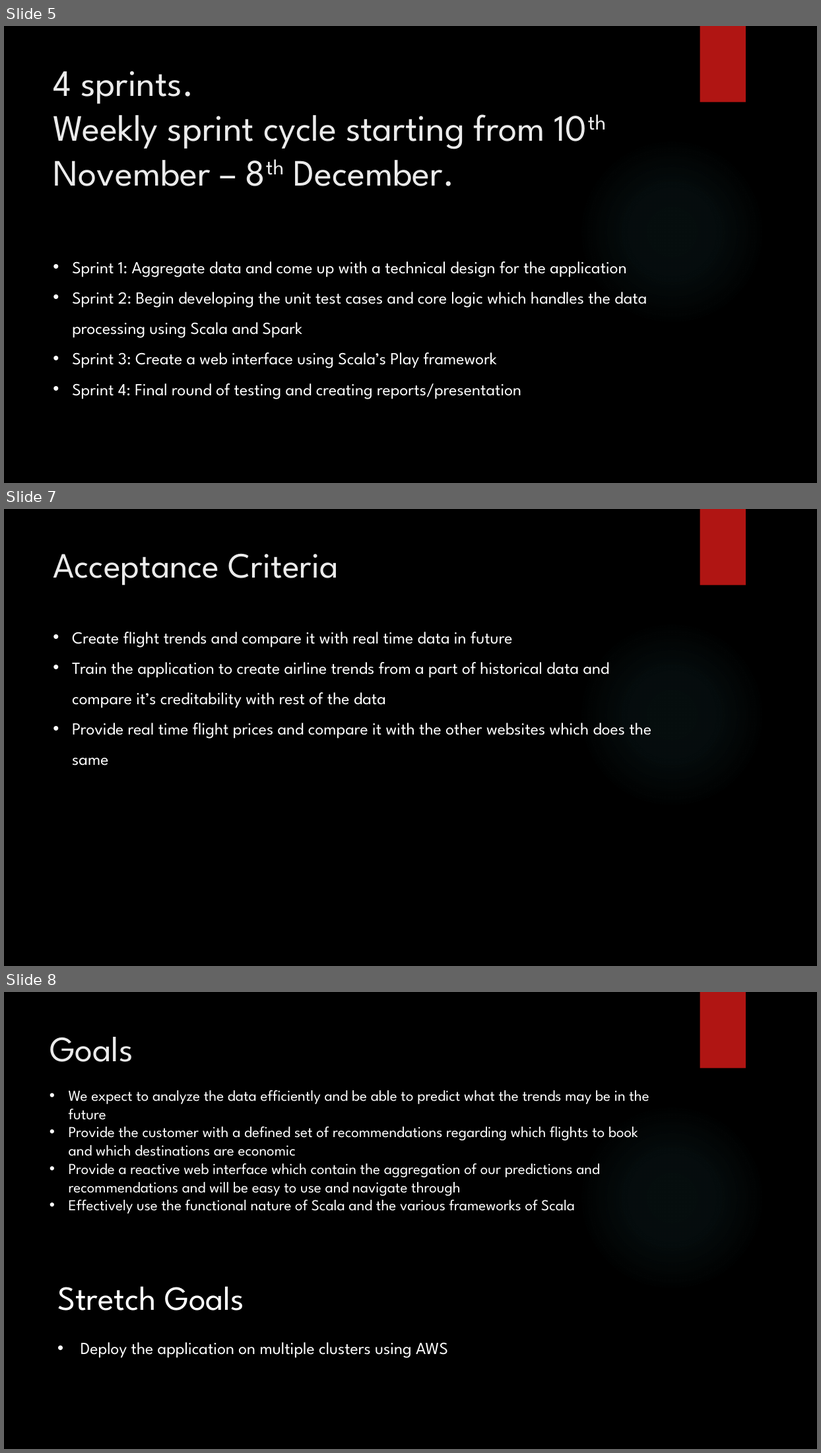
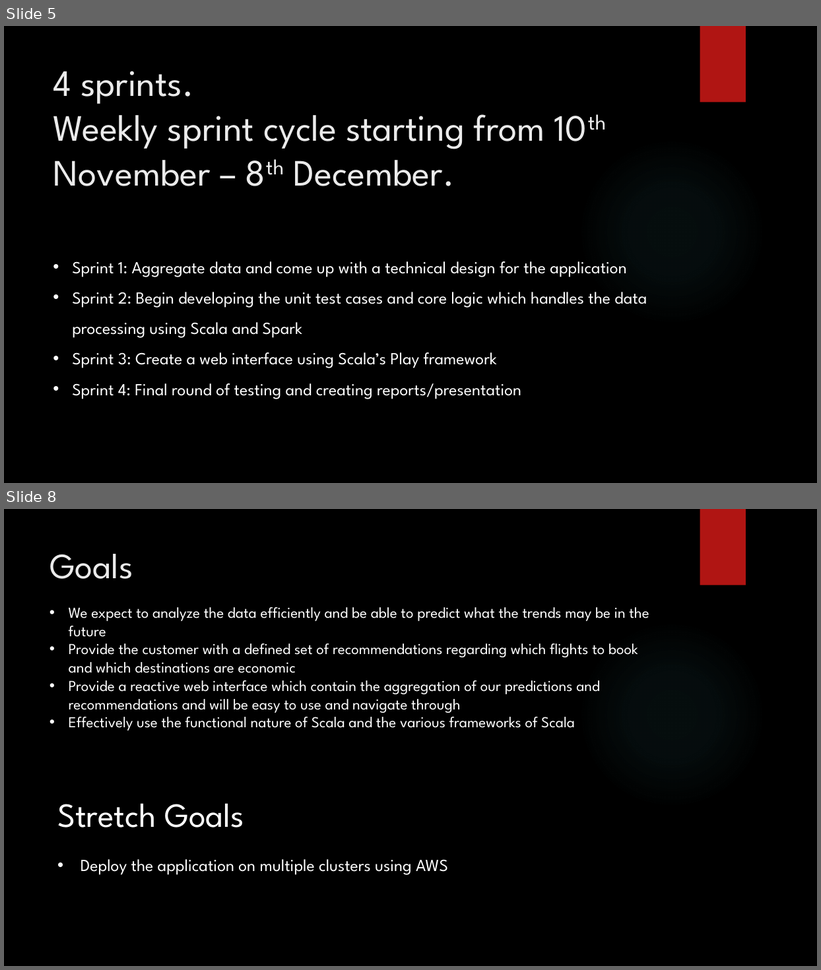
Before and after one commit to yingy4/ScalaFinalProject, a slide deck: Scala_Final_Project.pptx. Shown one above the other, each under a label of ours: slides 5, 7 and 8 before the commit, slides 5 and 8 after it; the slides between them are not shown. The pictures are 821x1453 and 821x970 pixels, drawn with LibreOffice and Linux fonts; fonts in the diff are those of the drawing; background and template pictures are left out. Boxes give left, top, right and bottom in pixels: in the first picture for what was removed or moved away, otherwise in the second. Text is boxed around its words. In the diff, an @@ line names an element or a change of style, - is before the commit and + after.

```diff
--- a/Scala_Final_Project.pptx
+++ b/Scala_Final_Project.pptx
@@ slide 7 removed at box(4, 509, 817, 966), background picture (left out); not listed: 2 template elements that a slide beside it also shows @@
@@ title removed at box(54, 553, 339, 586) @@
-Acceptance Criteria
@@ text removed at box(72, 632, 652, 766) @@
-• Create flight trends and compare it with real time data in future
-• Train the application to create airline trends from a part of historical data and compare it’s creditability with rest of the data
-• Provide real time flight prices and compare it with the other websites which does the same
```
Also in this commit, not shown: 4 slides changed, 1 slide added.
